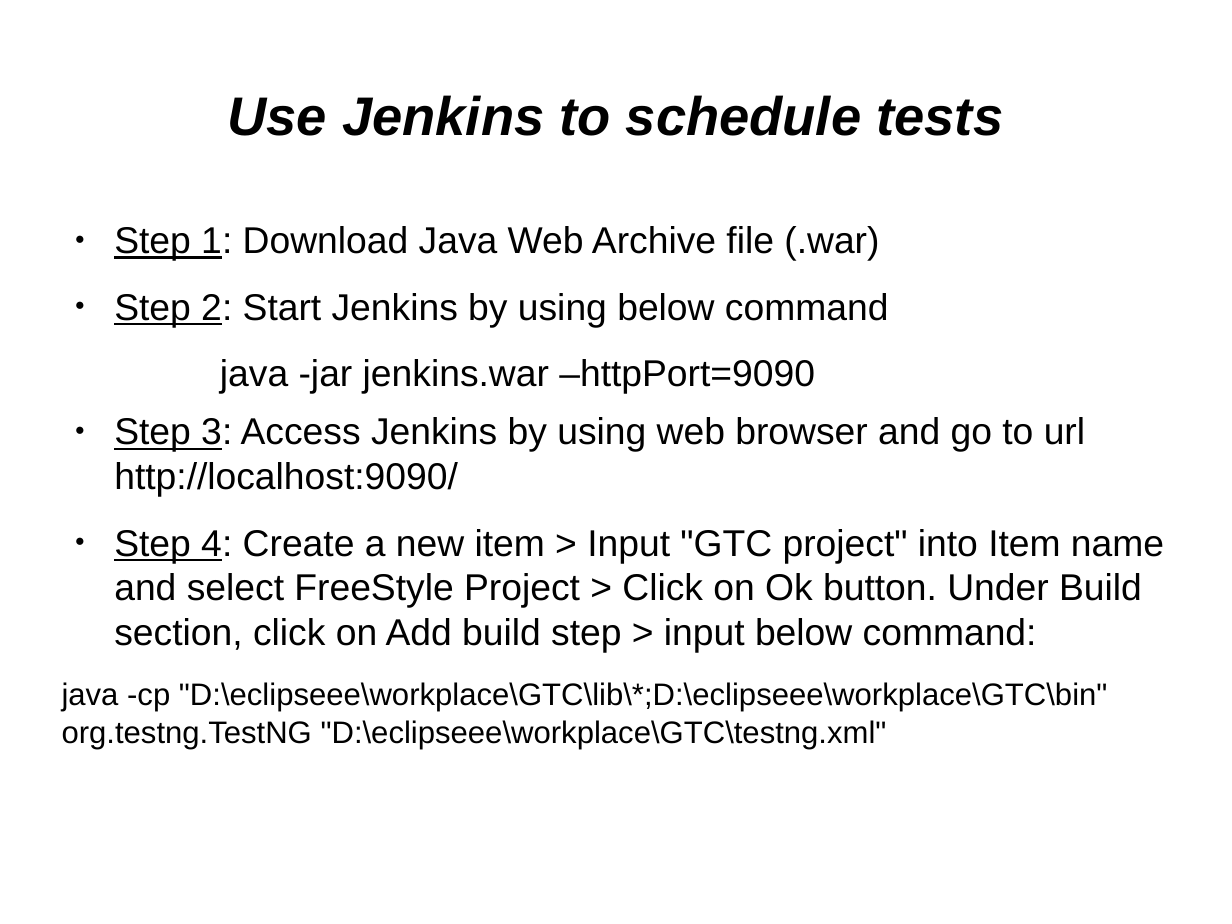
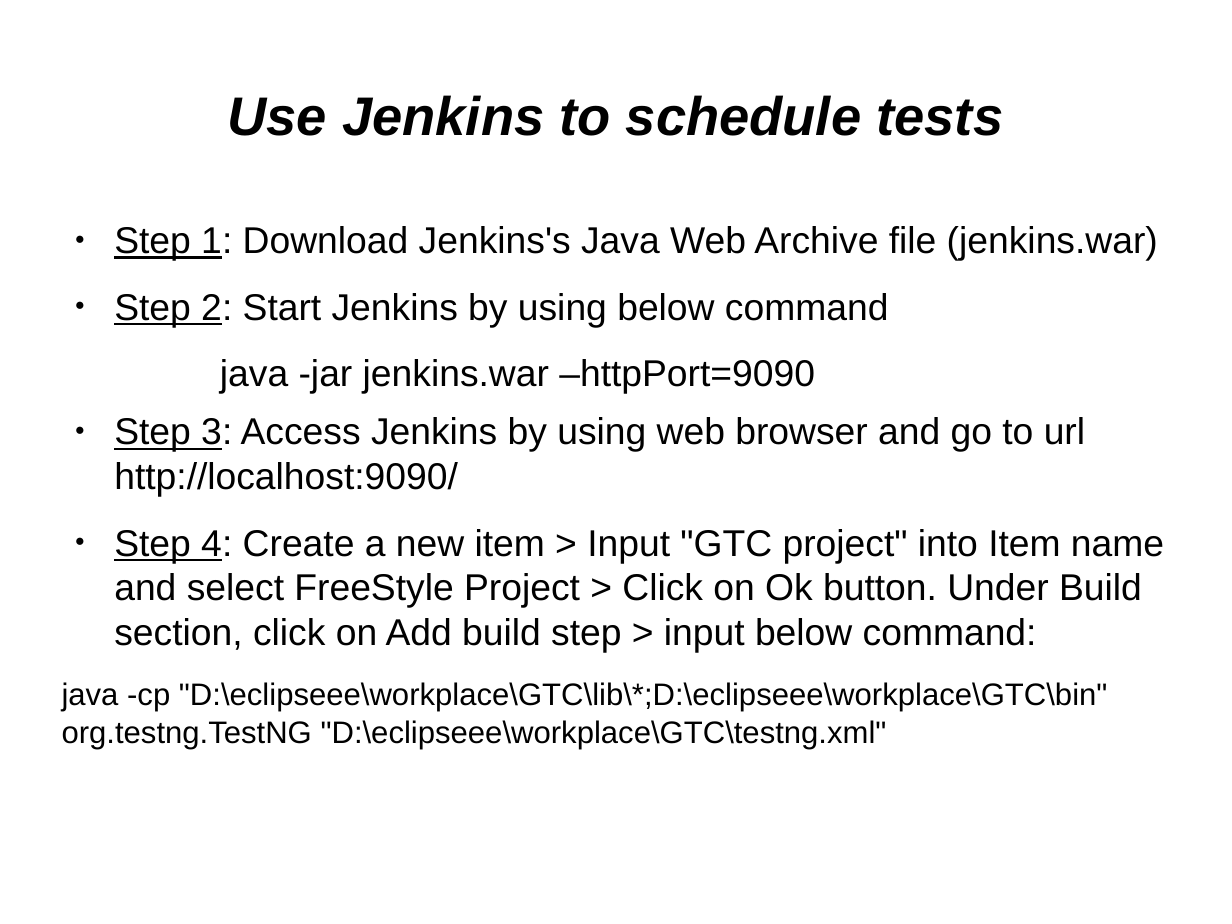
Before and after one commit to kirol/selenium, a slide deck: slide 24 of Selenium & Testops.odp. Drawn at 1232x924 pixels with LibreOffice and Linux fonts; fonts in the diff are those of the drawing. Boxes give left, top, right and bottom in pixels: in the first picture for what was removed or moved away, otherwise in the second. Text is boxed around its words. In the diff, an @@ line names an element or a change of style, - is before the commit and + after.

```diff
--- a/Selenium & Testops.odp
+++ b/Selenium & Testops.odp
@@ text at box(114, 226, 1158, 261): text changed @@
-● Step 1: Download Java Web Archive file (.war)
+● Step 1: Download Jenkins's Java Web Archive file (jenkins.war)
```
Also in this commit, not shown: 5 other slides changed, 3 slides added, 2 slides removed, 5 other files.
